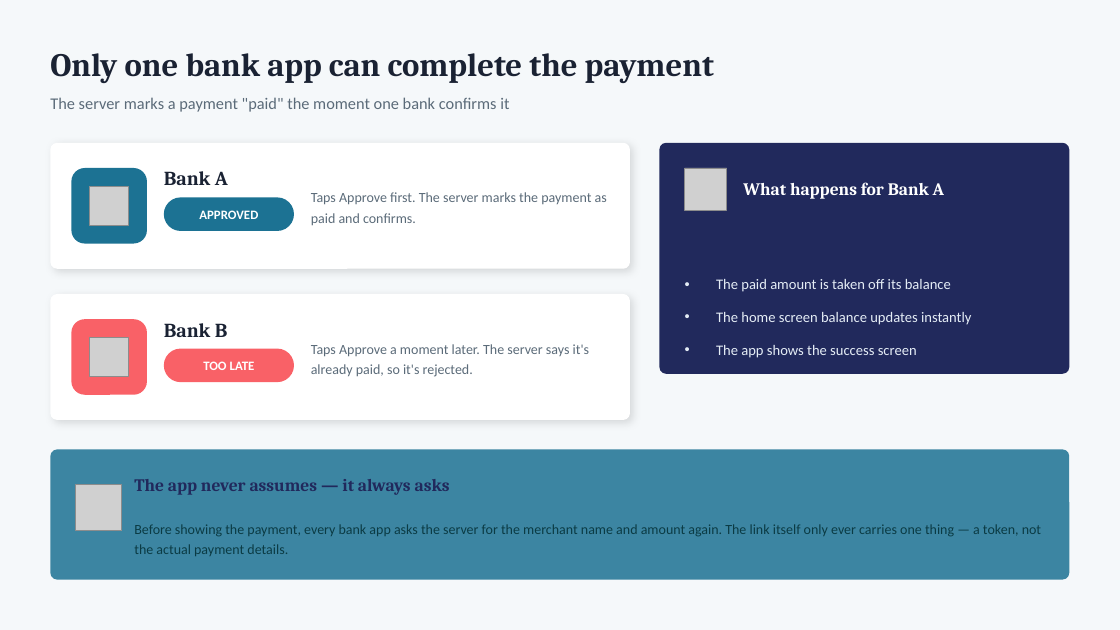
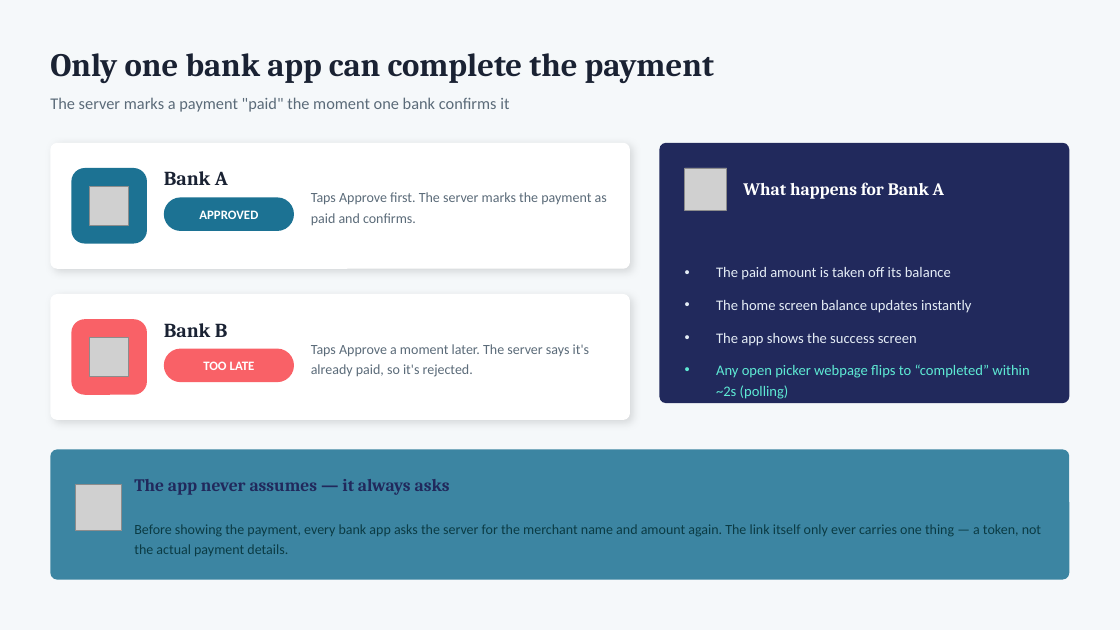
Before and after one commit to deandrehaijielim-commits/sgqr-deep-link-demo, a slide deck: slide 8 of SGQR_Deep_Linking_Simulation.pptx. Drawn at 1120x630 pixels with LibreOffice and Linux fonts; fonts in the diff are those of the drawing; grey boxes stand for pictures. Boxes give left, top, right and bottom in pixels: in the first picture for what was removed or moved away, otherwise in the second. Text is boxed around its words. In the diff, an @@ line names an element or a change of style, - is before the commit and + after.

```diff
--- a/SGQR_Deep_Linking_Simulation.pptx
+++ b/SGQR_Deep_Linking_Simulation.pptx
@@ rounded rectangle: place and size @@
-rounded rectangle at box(660, 143, 1070, 374)
+rounded rectangle at box(660, 143, 1070, 403)
@@ rounded rectangle at box(660, 143, 1070, 403): proportions changed @@
@@ text at box(716, 364, 1029, 399): paragraph added @@
+• Any open picker webpage flips to “completed” within ~2s (polling)
```
Also in this commit, not shown: 1 other slide changed, 2 other files.
